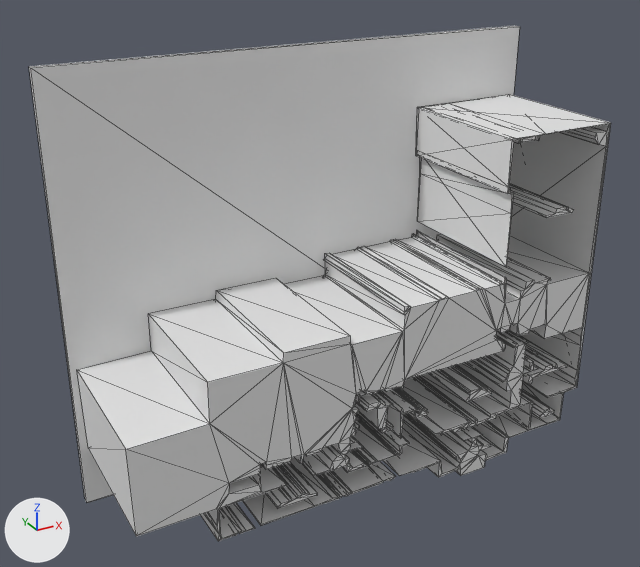
The glTF model version one/out_3d/22_13.glb as it was, and as the next commit left it.
The view is the same before and after, from a 50 mm lens placed at (-2.94, -15.25, 11.25), pointed at (4.7, -1.36, 4.3). Every picture has the same lights, and +X, +Y and +Z are marked at lower left. Mesh edges are drawn as thin lines. Where no turn or scale is listed for an object, it has been applied to the vertices. Vertices at the same position are counted once.

Names of what the first picture shows: 'geometry_0'.
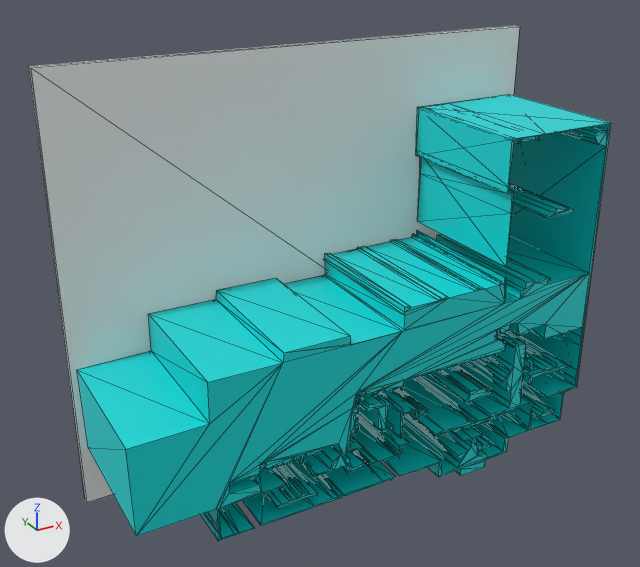
Location of each change, [x1, y1, x2, y2] in pixels of the pictures (640 x 567 px; the box of a moved part takes in the faces that stretch with it):
part 1 of me_geometry_0, cut back: before [219, 446, 396, 539]; after [238, 450, 396, 534]
part 2 of me_geometry_0, moved or reshaped: before [478, 451, 487, 462]; after [478, 451, 487, 457]
part 3 of me_geometry_0, recoloured (grey to cyan): [29, 27, 611, 541] in both

Diff of the bpy script that builds the scene:
```diff
--- a/version one/out_3d/22_13.glb.py
+++ b/version one/out_3d/22_13.glb.py
@@ mat_defaultmaterial @@
+mat_defaultmaterial = bpy.data.materials.new('DefaultMaterial')
+mat_defaultmaterial.use_nodes = True; mat_defaultmaterial.node_tree.nodes.clear()
+_N = mat_defaultmaterial.node_tree.nodes; _L = mat_defaultmaterial.node_tree.links
+n0 = _N.new('ShaderNodeOutputMaterial'); n0.name = 'Material Output'
+n1 = _N.new('ShaderNodeBsdfPrincipled'); n1.name = 'Principled BSDF'
+n2 = _N.new('ShaderNodeVertexColor'); n2.name = 'Color Attribute'
+_L.new(n1.outputs[0], n0.inputs[0])  # 'BSDF' to 'Surface'
+_L.new(n2.outputs[0], n1.inputs[0])  # 'Color' to 'Base Color'
@@ me_geometry_0 @@
 # used by ob_geometry_0; location = (0.0, 0.0, 0.0)
-me_geometry_0.from_pydata(...)  # 984 vertices, 1924 faces; spans x 0.0..10.23, y -3.15..0.0, z 0.0..8.66
+me_geometry_0.from_pydata(...)  # 974 vertices, 1904 faces; spans x 0.0..10.23, y -3.15..0.0, z 0.0..8.66
+# me_geometry_0 part 1: 14 vertices removed from x 2.09..4.44, y -3.15..-0.15, z 0.57..1.57; 4 vertices added at x 2.35..4.24, y -3.15..-0.15, z 0.57..0.65
+# me_geometry_0 part 2: 2 vertices removed from x 7.72, y -3.15..-0.15, z 0.43; 2 vertices added at x 7.71, y -3.15..-0.15, z 0.43
+# me_geometry_0 part 3: 1354 faces spanning x 0.0..10.23, y -3.15..0.0, z 0.0..8.66 switch from no material to mat_defaultmaterial
```
